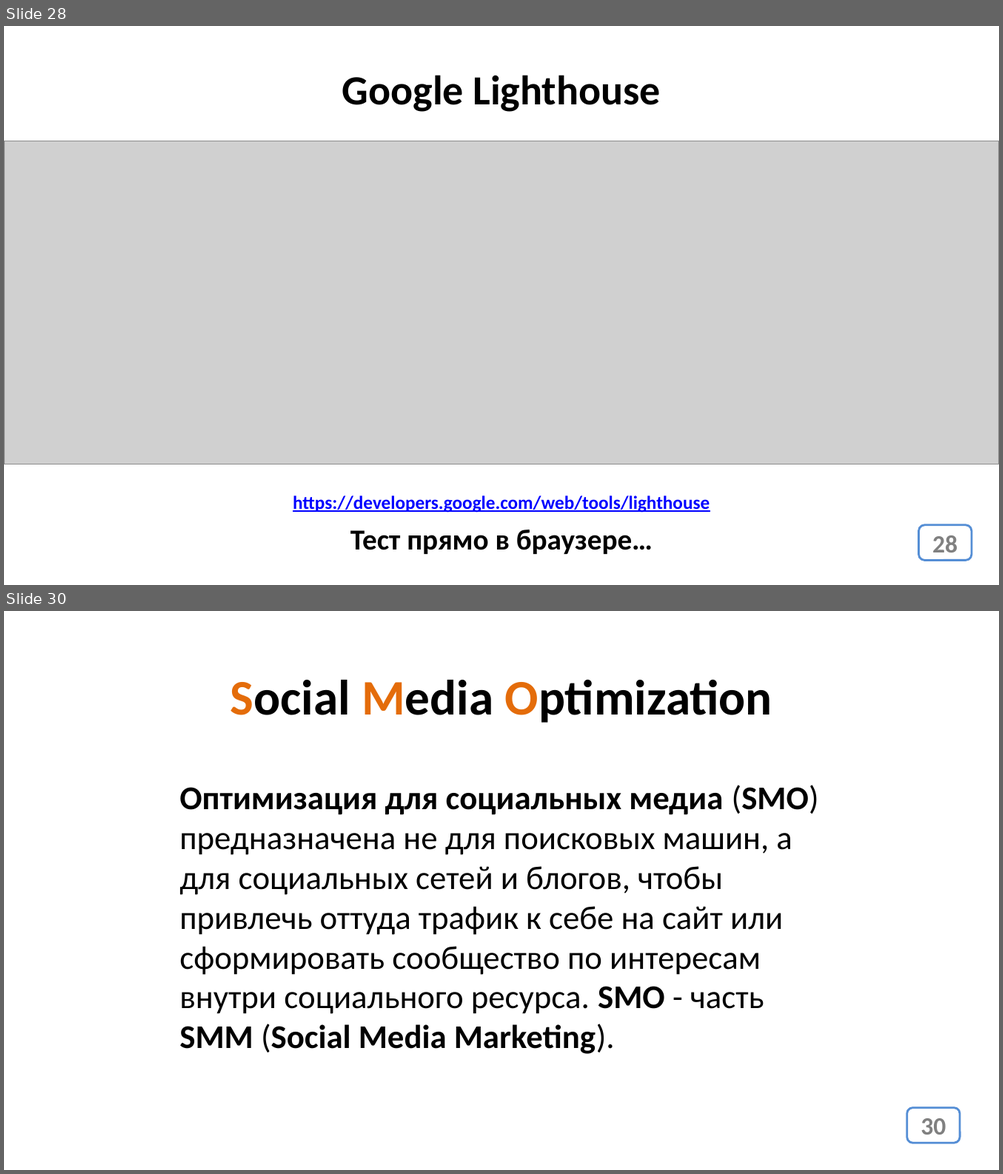
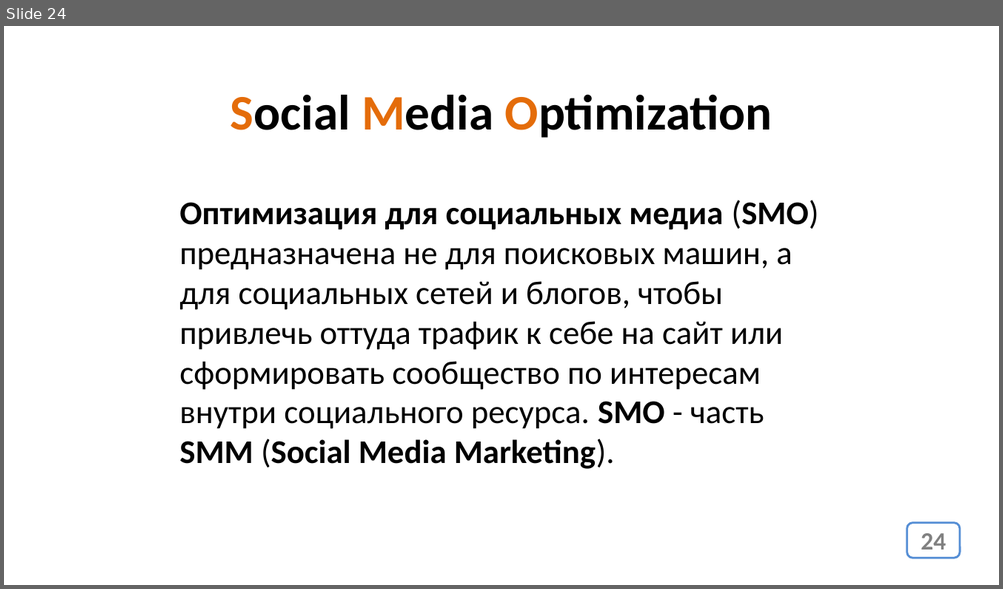
Before and after one commit to web38-ortdnipro/lesson14, a slide deck: lesson14.pptx. Shown one above the other, each under a label of ours: slides 28 and 30 before the commit, slide 24 after it; the slides between them are not shown. The pictures are 1003x1174 and 1003x589 pixels, drawn with LibreOffice and Linux fonts; fonts in the diff are those of the drawing; grey boxes stand for pictures. Boxes give left, top, right and bottom in pixels: in the first picture for what was removed or moved away, otherwise in the second. Text is boxed around its words. In the diff, an @@ line names an element or a change of style, - is before the commit and + after.

```diff
--- a/lesson14.pptx
+++ b/lesson14.pptx
@@ slide 28 removed at bbox=[4, 26, 999, 585], background #FFFFFF @@
@@ text removed at bbox=[342, 75, 660, 112] @@
-Google Lighthouse
@@ picture removed at bbox=[4, 141, 999, 465] @@
@@ text removed at bbox=[293, 496, 709, 513] @@
-https://developers.google.com/web/tools/lighthouse
@@ text removed at bbox=[350, 530, 652, 554] @@
-Тест прямо в браузере…
@@ page number removed at bbox=[919, 526, 972, 560] @@
-28
@@ what was slide 30 is now slide 24 @@
@@ page number at bbox=[920, 534, 945, 550]: text changed @@
-30
+24
```
Also in this commit, not shown: 2 slides changed, 5 other slides removed, 1 other file.
